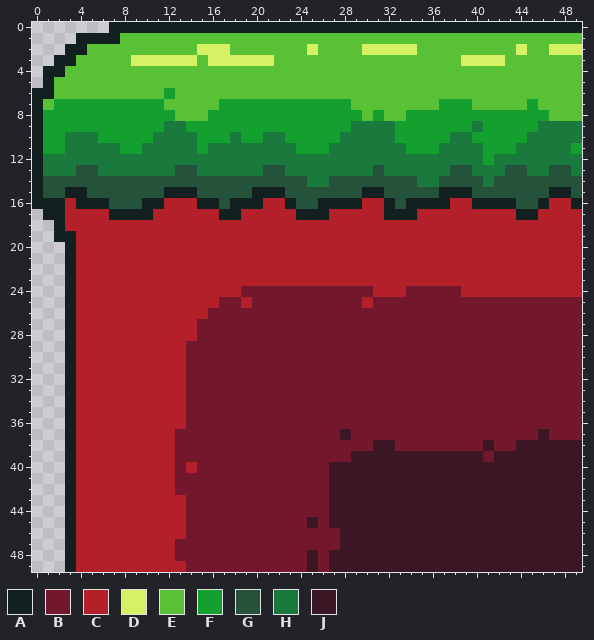
Pixel-art file: assets/images/walls/ground-corner-right.aseprite. Above, as it was before the edit.
50x50 pixels, 1 frame.
Palette (. is transparent): A #122020  B #73172d  C #b4202a  D #d6f264  E #59c135  F #14a02e  G #24523b  H #1a7a3e  J #3b1725
After:
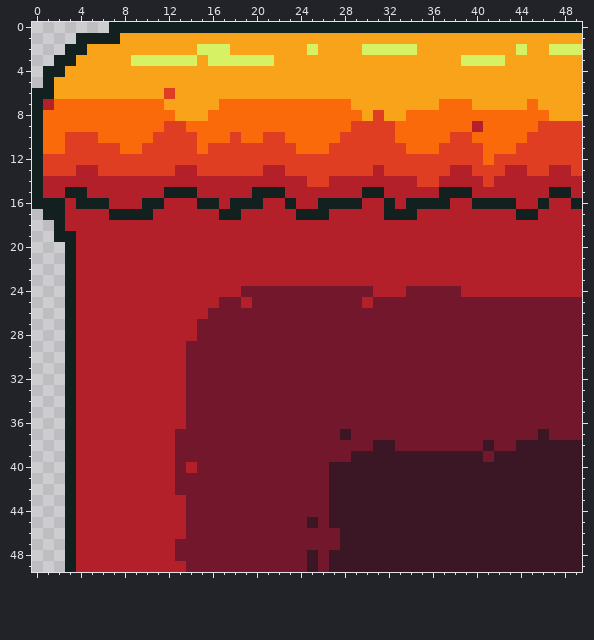
Difference:
Colour E changes from #59c135 to #f9a31b.
Colour F changes from #14a02e to #fa6a0a.
Colour H changes from #1a7a3e to #df3e23.
Colour E becomes colour C in row 7 at x 1.
Colour G becomes colour C in row 13 at x 4 to 5, 13 to 14, 21 to 22, 31, 38 to 39, 43 to 44 and 47 to 48; in row 14 at x 1 to 24, 27 to 34, 37 to 40 and 42 to 49; in row 15 at x 1 to 2, 5 to 11, 15 to 19, 23 to 29, 32 to 36, 40 to 46 and 49; in row 16 at x 7 to 9, 17, 24 to 25, 33 and 44 to 45.
Colour H becomes colour C in row 9 at x 40.
Colour F becomes colour H in row 6 at x 12; in row 8 at x 31; in row 11 at x 49.
Changed places in both pictures, as pixel boxes (x1, y1, x2, y2):
changed: (43, 33, 582, 209)
